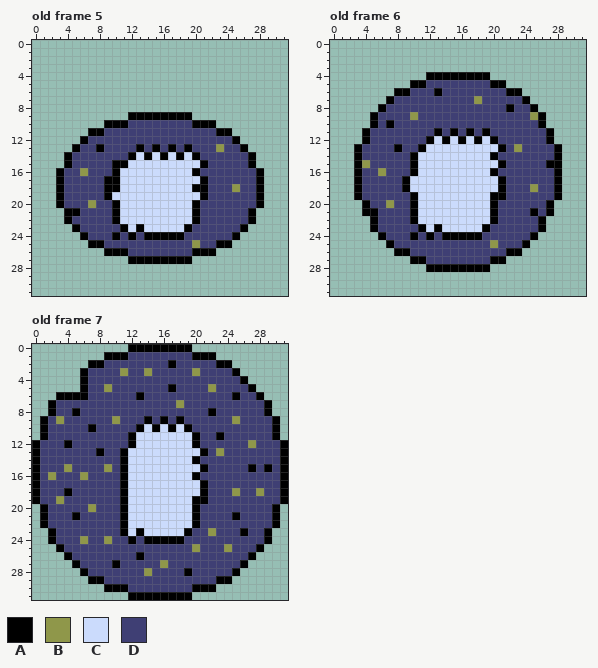
Two versions of one pixel-art file, assets/raw/enemy_01.ase. Above, as it was before the edit.
32x32 pixels, 7 frames. Shown: old frame 5, old frame 6, old frame 7. The commit also changed other frames, which this record leaves out.
Palette (. is transparent): A #000000  B #8f974a  C #cbdbfc  D #3f3f74
The same view after the edit:
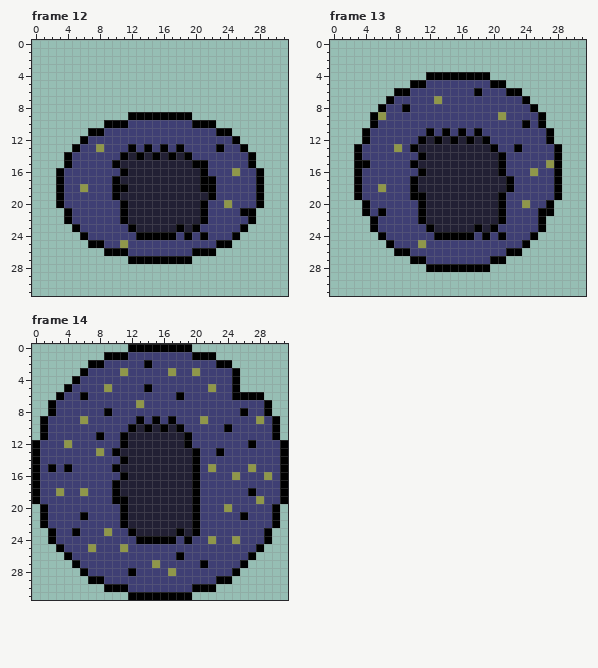
A new or re-ordered frame is compared with the old frame closest to it.
Changes in this commit:
frames 7 -> 14
layer "base" now shown
layer "hit" now hidden
colour C: #cbdbfc -> #222034
Changed rows in their new state; - is a pixel that keeps its letter.
Frame 12 is new; against old frame 5:
first column x 5:
13 ---B---ADADADAD---A---
14 ------ACACACACAD------
15 ------C--------A------
16 -D---DA--------CA---B-
17 ----D------------A----
18 -B--D-A--------C-A--D-
19 ----DA----------CA----
20 --D--DA--------CA--B--
21 D----DA--------CA----A
22 -----DA--------CA-----
23 ------DAC----ACA------
24 -----D-DA----DA-A-----
25 ------B--------D------
Frame 13 is new; against old frame 6:
first column x 4:
 6 ---------D----A---------
 7 ---------B----D---------
 8 -----A------------D-----
 9 --B---D----------B---D--
10 ---D----------------A---
11 --------ADADADAD--------
12 -------ACACACACAD-------
13 ----B-AC--------AD-A----
14 ------DA--------CA------
15 A----------------------B
16 --D---DA--------CA---B--
17 -----DA----------CA-----
18 --B--DA----------CA--D--
19 -------A--------C-------
20 ---D--DA--------CA--B---
21 -DA---DA--------CA---DA-
22 ------DA--------CA------
23 -------DAC----ACA-------
24 ------D-DA----DA-A------
25 -------B--------D-------
Frame 14 is new; against old frame 7:
first column x 2:
 2 ------------A--D------------
 3 ------------D--B------------
 4 ---AD------------------A.---
 5 --ADD-------A--D-------A..--
 6 --DD-------D----A-------AA--
 7 -----------B----D-----------
 8 ---D---A------------D---A---
 9 -D--B---D--ADADAD--B---D--B-
10 -----D----ACACACAD----A-----
11 ------A--AC------AD--D------
12 --B------AC------AD------A--
13 ------B-AC--------AD-A------
15 A-A----DAC--------ADB----B-D
16 D---D------------------B---B
17 --------AC--------AD--------
18 -BD-B---AC--------AD---D-AD-
19 -D------A----------D------B-
20 -----D----------------B-----
21 ---DA------------------DA---
23 ---A---B-DAC----ACA-D---D---
24 ----D--D--DA----DA--B--B----
25 -----B---B--------D---D-----
26 -----------D----A-----------
27 --------D----BD----A--------
28 ----------A-D--B-D----------
